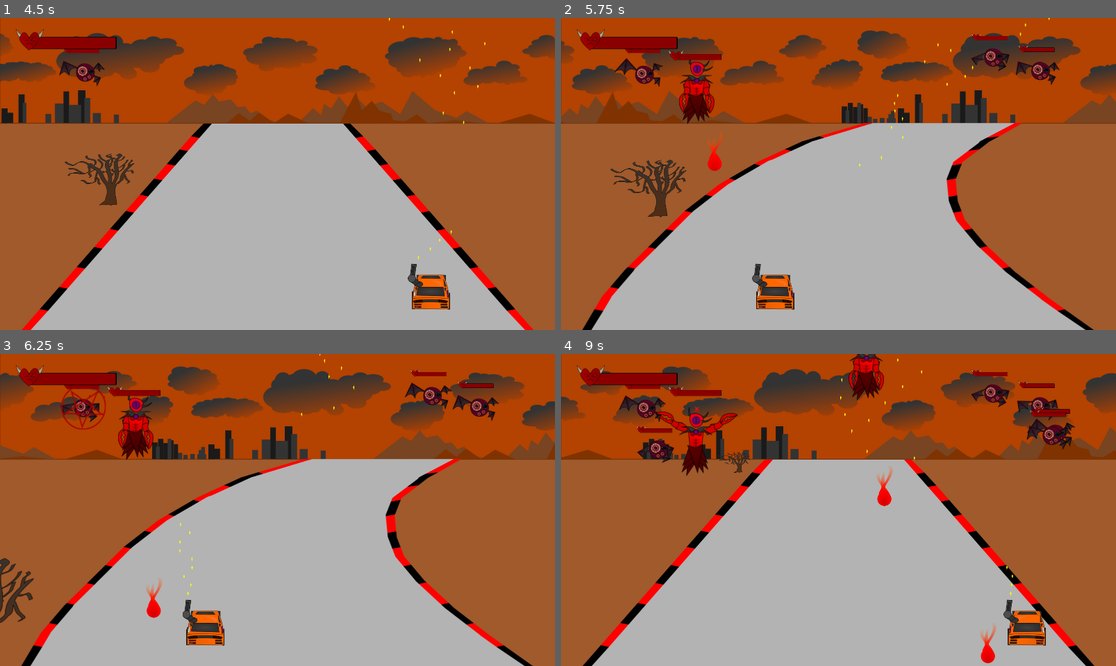
Above: before the commit, frames 1-4 (two rows, left to right).
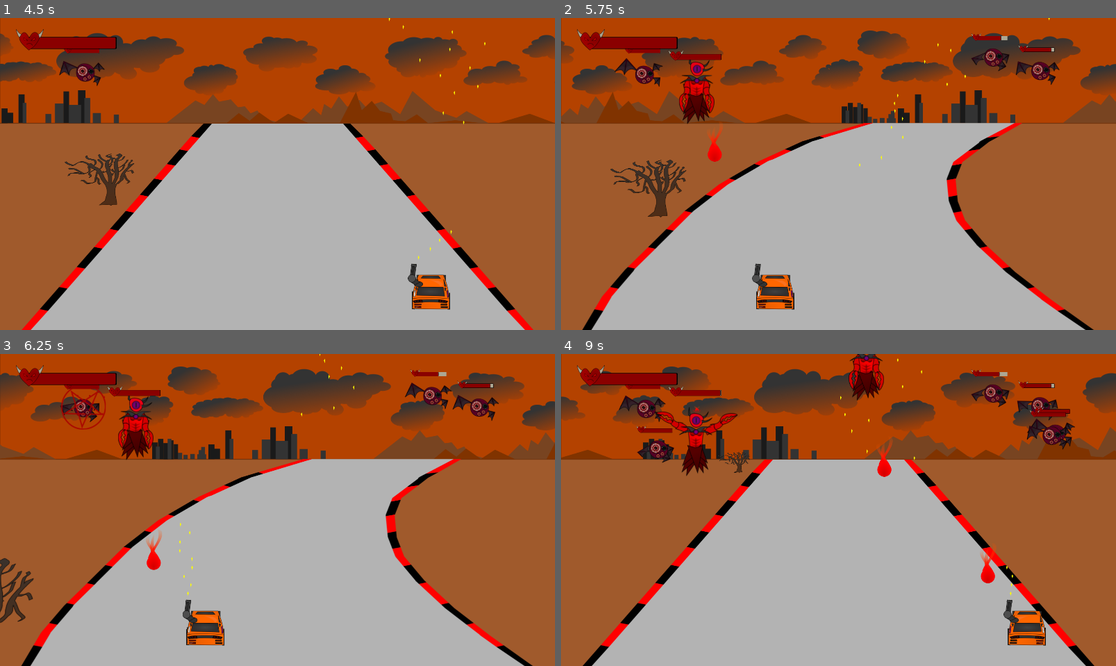
Above: after the commit, the same moments.

Repository: adambraude/LD47
Game: Godot game, scene res://test scene.tscn
Same seed, same stepped clock (60 frames per second), same inputs: the game is played once before the commit and once after it. The engine's default icon, where the game draws it, is replaced by a stand-in: a white triangle on a blue panel in a dark square.
Inputs:
- Up to frame 1 (4.5 s): click "Play" at 0.5 s; hold Right (ui_right) 1.28-2.03 s; hold Space (shoot) 1.28-2.03 s; hold Down (ui_down) 2.03-2.78 s; tap Space (shoot) at 2.1, 3.6 s; hold Right (ui_right) 2.78-3.53 s; hold Space (shoot) 2.78-3.53 s; hold Up (ui_up) 3.53-4.28 s; hold Left (ui_left) from 4.28 s (still down); hold Space (shoot) from 4.28 s (still down)
- Up to frame 2 (5.75 s): keep holding Left (ui_left); release Space (shoot) at 5.03 s; tap Space (shoot) at 5.1 s
- Up to frame 3 (6.25 s): release Left (ui_left) at 5.78 s; hold Down (ui_down) from 5.78 s (still down); hold Space (shoot) from 5.78 s (still down)
- Up to frame 4 (9 s): release Down (ui_down) at 6.53 s; release Space (shoot) at 6.53 s; hold Right (ui_right) 6.53-7.28 s; tap Space (shoot) at 6.6, 8.1 s; hold Up (ui_up) 7.28-8.03 s; hold Space (shoot) 7.28-8.03 s; hold Right (ui_right) 8.03-8.78 s; hold Down (ui_down) from 8.78 s (still down); hold Space (shoot) from 8.78 s (still down)

Frame 1 is identical in both runs. In frame 2, 0.3% of the frame differs, in the area x 26-89%, y 1-49%; in frame 3, 0.4%; in frame 4, 0.8%, in the area x 28-89%, y 5-100%.

Commit message:
fix combat

Diff:
--- a/BatEnemy.gd
+++ b/BatEnemy.gd
@@ -1,4 +1,4 @@
-extends RigidBody2D
+extends Area2D
 
 export (PackedScene) var Fireball
 var fireball
@@ -94,9 +94,10 @@
 
 	pass # Replace with function body.
 
-
-func _on_BatEnemy_body_shape_entered(body_id, body, body_shape, local_shape):
+func _on_BatEnemy_area_shape_entered(area_id, area, area_shape, self_shape):
 	print("Bat was hit")
 	#emit_signal("hit")
 	$Health.take_damage(1)
+	if area.has_method("die"):
+		area.die()
 	pass # Replace with function body.
--- a/BatEnemy.tscn
+++ b/BatEnemy.tscn
@@ -86,14 +86,12 @@
 [sub_resource type="RectangleShape2D" id=3]
 extents = Vector2( 83.3474, 46.9377 )
 
-[node name="BatEnemy" type="RigidBody2D" groups=[
+[node name="BatEnemy" type="Area2D" groups=[
 "bats",
 ]]
 position = Vector2( 1.68176, 0 )
 collision_layer = 512
 collision_mask = 257
-gravity_scale = 0.0
-contact_monitor = true
 script = ExtResource( 2 )
 __meta__ = {
 "_edit_group_": true
@@ -114,7 +112,7 @@
 [node name="Attack Cool Down" type="Timer" parent="."]
 
 [node name="Health" parent="." instance=ExtResource( 42 )]
-max_amount = 2
+max_amount = 20
 
 [node name="ProgressBar" parent="." instance=ExtResource( 41 )]
 margin_left = -41.8871
@@ -122,7 +120,7 @@
 margin_right = 263.113
 margin_bottom = -39.47
 rect_scale = Vector2( 0.360001, 0.360001 )
-[connection signal="body_shape_entered" from="." to="." method="_on_BatEnemy_body_shape_entered"]
+[connection signal="area_shape_entered" from="." to="." method="_on_BatEnemy_area_shape_entered"]
 [connection signal="animation_finished" from="AnimatedSprite" to="." method="_on_AnimatedSprite_animation_finished"]
 [connection signal="changed" from="Health" to="ProgressBar" method="set_value"]
 [connection signal="depleted" from="Health" to="." method="_on_Health_depleted"]
--- a/Bullet-0.tscn
+++ b/Bullet-0.tscn
@@ -6,19 +6,15 @@
 [sub_resource type="CircleShape2D" id=1]
 radius = 6.61229
 
-[node name="Bullet" type="Node2D"]
+[node name="Bullet" type="Area2D"]
 script = ExtResource( 1 )
 velocity = 600
+
+[node name="CollisionShape2D" type="CollisionShape2D" parent="."]
+shape = SubResource( 1 )
 
 [node name="Sprite" type="Sprite" parent="."]
 texture = ExtResource( 2 )
 
-[node name="Area2D" type="Area2D" parent="."]
-collision_layer = 256
-collision_mask = 257
-
-[node name="CollisionShape2D" type="CollisionShape2D" parent="Area2D"]
-shape = SubResource( 1 )
-
 [node name="VisibilityNotifier2D" type="VisibilityNotifier2D" parent="."]
 [connection signal="screen_exited" from="VisibilityNotifier2D" to="." method="_on_VisibilityNotifier2D_screen_exited"]
--- a/Bullet.gd
+++ b/Bullet.gd
@@ -11,6 +11,8 @@
 func _ready():
 	pass # Replace with function body.
 
+func die():
+	queue_free()
 
 # Called every frame. 'delta' is the elapsed time since the previous frame.
 func _process(delta):
--- a/CrabEnemy.gd
+++ b/CrabEnemy.gd
@@ -1,4 +1,4 @@
-extends RigidBody2D
+extends Area2D
 
 export (PackedScene) var Fireball
 
@@ -62,30 +62,20 @@
 
 		var normAttack = attackDir.normalized()
 
-		fireball.set_linear_velocity(normAttack*attackSpeed)
+		fireball.velocity = (normAttack*attackSpeed).length()
+		fireball.direction = (normAttack*attackSpeed).angle()
 
 		get_node("/root/").add_child(fireball)
 		attackWait()
 
 
-func _on_Player_body_entered(_body):
-	print("crab was hit")
-	#emit_signal("hit")
-	$Health.take_damage(1)
-	#$CollisionShape2D.set_deferred("disabled", true)
 func _on_Health_depleted():
 	queue_free()
 
 
-func _on_CrabEnemy_body_shape_entered(body_id, body, body_shape, local_shape):
+func _on_CrabEnemy_area_shape_entered(area_id, area, area_shape, local_shape):
 	print("crab was hit")
-	#emit_signal("hit")
 	$Health.take_damage(1)
+	if area.has_method("die"):
+		area.die()
 	pass # Replace with function body.
-
-
-func _on_CrabEnemy_body_entered(body):
-	print("crab was hit")
-	#emit_signal("hit")
-	$Health.take_damage(1)
-	pass # Replace with function body.
--- a/CrabEnemy.tscn
+++ b/CrabEnemy.tscn
@@ -81,13 +81,12 @@
 [sub_resource type="RectangleShape2D" id=2]
 extents = Vector2( 62.1477, 121.591 )
 
-[node name="CrabEnemy" type="RigidBody2D" groups=[
+[node name="CrabEnemy" type="Area2D" groups=[
 "crabs",
 ]]
 position = Vector2( 60.0387, 49.9744 )
 collision_layer = 512
 collision_mask = 257
-gravity_scale = 0.0
 script = ExtResource( 61 )
 Fireball = ExtResource( 62 )
 
@@ -119,8 +118,8 @@
 position = Vector2( -59.7035, -211.064 )
 
 [node name="Health" parent="." instance=ExtResource( 64 )]
-[connection signal="body_entered" from="." to="." method="_on_CrabEnemy_body_entered"]
-[connection signal="body_shape_entered" from="." to="." method="_on_CrabEnemy_body_shape_entered"]
+max_amount = 100
+[connection signal="area_shape_entered" from="." to="." method="_on_CrabEnemy_area_shape_entered"]
 [connection signal="animation_finished" from="AnimatedSprite" to="." method="_on_AnimatedSprite_animation_finished"]
 [connection signal="changed" from="Healthbar" to="Fireball" method="set_value"]
 [connection signal="changed" from="Health" to="Healthbar" method="set_value"]
--- a/Fireball.gd
+++ b/Fireball.gd
@@ -1,4 +1,4 @@
-extends RigidBody2D
+extends Area2D
 
 
 # Declare member variables here. Examples:
@@ -6,14 +6,30 @@
 # var b = "text"
 
 
+export var velocity = 0
+export var direction = PI/2
+export var drag = 0
+
 # Called when the node enters the scene tree for the first time.
 func _ready():
 	$AnimatedSprite.play("fire")
 
+# Called every frame. 'delta' is the elapsed time since the previous frame.
+func _process(delta):
+	move_local_x(velocity*delta*cos(direction))
+	move_local_y(velocity*delta*sin(direction))
+	if (velocity < 0):
+		velocity = 0
+	else:
+		velocity -= delta*drag
+	pass
 
-# Called every frame. 'delta' is the elapsed time since the previous frame.
-#func _process(delta):
-#	pass
+func die():
+	queue_free()
+
+func _on_VisibilityNotifier2D_screen_exited():
+	queue_free()
+	pass
 
 
 func _on_Fireball_body_entered(_body):
--- a/Fireball.tscn
+++ b/Fireball.tscn
@@ -16,11 +16,10 @@
 "speed": 24.0
 } ]
 
-[node name="Fireball" type="RigidBody2D"]
+[node name="Fireball" type="Area2D"]
 collision_layer = 2
-gravity_scale = 0.0
-linear_velocity = Vector2( 0, 800 )
 script = ExtResource( 2 )
+velocity = 500
 
 [node name="CollisionShape2D" type="CollisionShape2D" parent="."]
 shape = SubResource( 1 )
--- a/Player.gd
+++ b/Player.gd
@@ -58,3 +58,12 @@
 	position = pos
 	show()
 	$CollisionShape2D.disabled = false
+
+
+func _on_Player_area_entered(area):
+	print("Player was hit")
+	emit_signal("hit")
+	$Health.take_damage(2)
+	if area.has_method("die"):
+		area.die()
+	pass # Replace with function body.
--- a/PlayerDone.tscn
+++ b/PlayerDone.tscn
@@ -28,7 +28,7 @@
 "_edit_group_": true
 }
 
-[node name="RigidBody2D" type="RigidBody2D" parent="."]
+[node name="RigidBody2D" type="Area2D" parent="."]
 collision_mask = 2
 
 [node name="CollisionShape2D2" type="CollisionShape2D" parent="RigidBody2D"]
@@ -47,4 +47,5 @@
 
 [node name="Gun" parent="." instance=ExtResource( 4 )]
 position = Vector2( -61.9792, -103.09 )
+[connection signal="area_entered" from="." to="." method="_on_Player_area_entered"]
 [connection signal="body_entered" from="." to="." method="_on_Player_body_entered"]
Binary file added: assets/boss-splash-1.png
Binary file added: assets/boss-splash-2.png
Binary file added: assets/boss-splash-3.png
